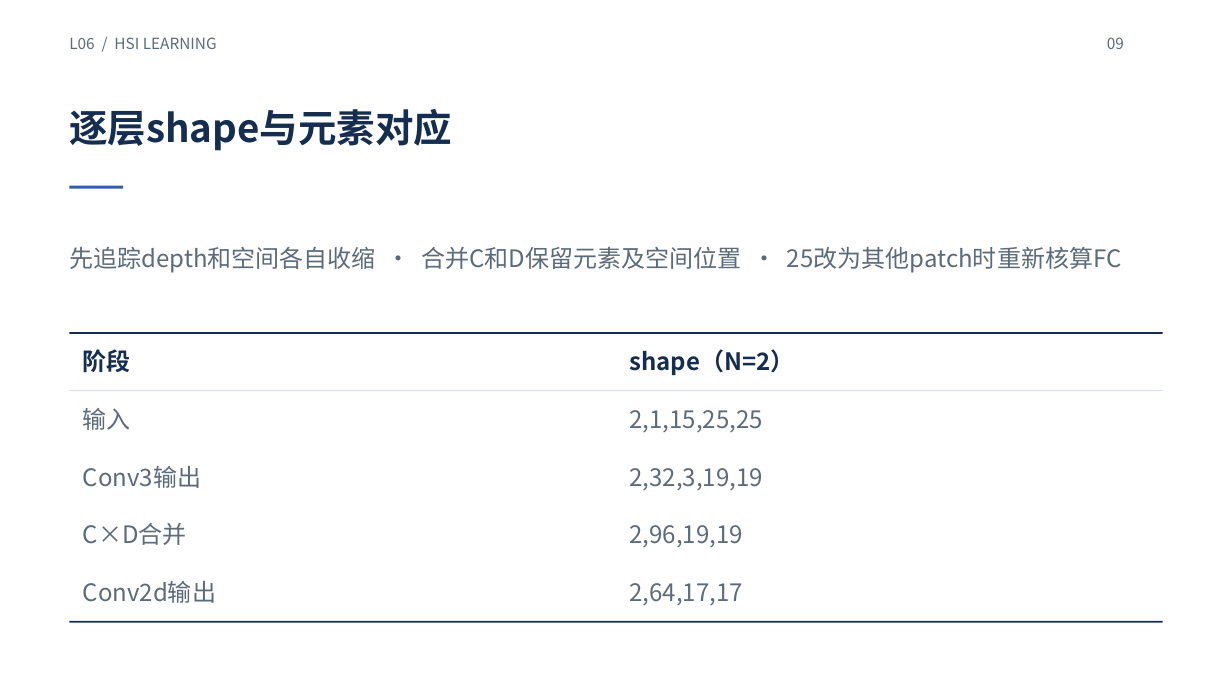
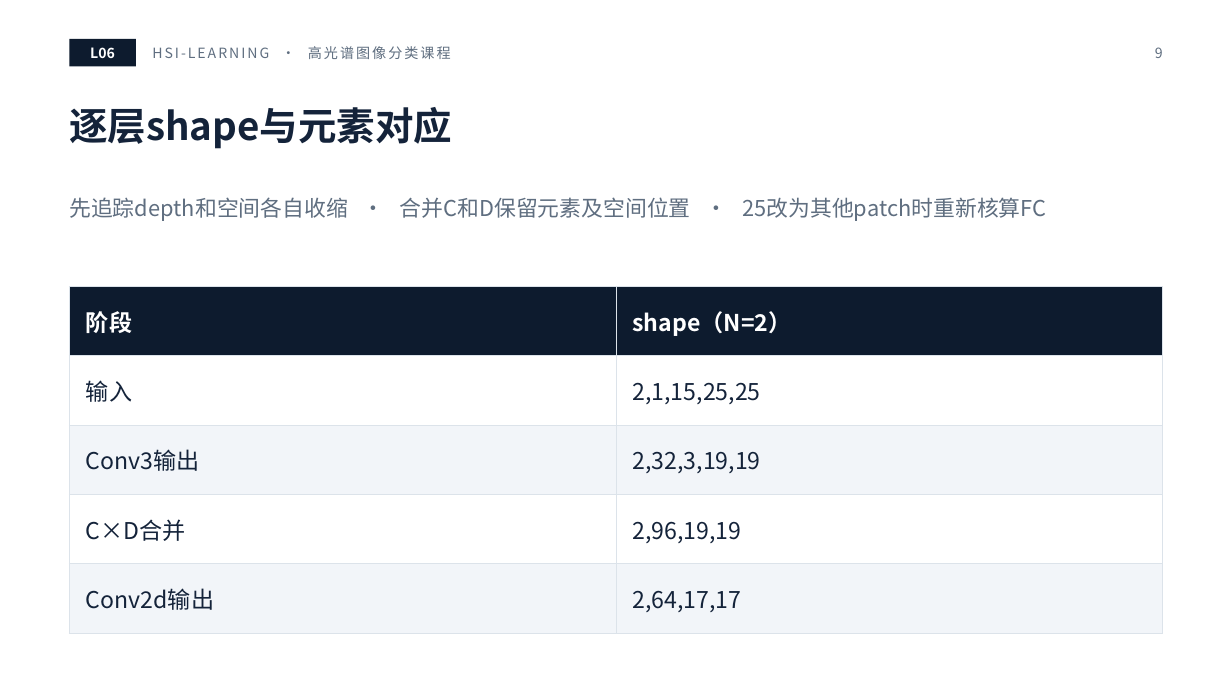
Before and after one commit to masskx/HSI-Learning, a slide deck: slide 9 of slides/decks/L06-hybridsn.pptx. Drawn at 1232x693 pixels with LibreOffice and Linux fonts; fonts in the diff are those of the drawing. Boxes give left, top, right and bottom in pixels: in the first picture for what was removed or moved away, otherwise in the second. Text is boxed around its words. In the diff, an @@ line names an element or a change of style, - is before the commit and + after.

```diff
--- a/slides/decks/L06-hybridsn.pptx
+++ b/slides/decks/L06-hybridsn.pptx
@@ text removed at (69,37,217,49) @@
-L06 / HSI LEARNING
@@ rectangle added at (69,39,136,67), fill #0D1B2E @@
@@ text added at (90,47,115,58), 11 pt, text #FFFFFF, bold @@
+L06
@@ text added at (152,46,451,59), 11 pt, text #5F6E80 @@
+HSI-LEARNING · 高光谱图像分类课程
@@ text removed at (1107,37,1124,49) @@
-09
@@ page number added at (1155,47,1163,58), 11 pt, text #5F6E80 @@
+9
@@ title "逐层shape与元素对应" at (69,107,452,149): text colour #152E50 to #14233A @@
@@ text "先追踪depth和空间各自收缩 · 合并C和D保留元素及空间位置 · 25改为其他patch时重新核算FC": place and size @@
-text "先追踪depth和空间各自收缩 · 合并C和D保留元素及空间位置 · 25改为其他patch时重新核算FC" at (69,247,1121,273)
+text "先追踪depth和空间各自收缩 · 合并C和D保留元素及空间位置 · 25改为其他patch时重新核算FC" at (69,197,1046,221)
@@ text "先追踪depth和空间各自收缩 · 合并C和D保留元素及空间位置 · 25改为其他patch时重新核算FC" at (69,197,1046,221): size 18.8 to 17 pt, text colour #5C6B7A to #5F6E80; line spacing 1 to 1.2; vertical alignment middle to top @@
@@ rectangle removed at (69,186,123,189) @@
@@ table added at (69,287,1164,616), 5 rows, 2 columns @@
+阶段 | shape（N=2）
+输入 | 2,1,15,25,25
+Conv3输出 | 2,32,3,19,19
+C×D合并 | 2,96,19,19
+Conv2d输出 | 2,64,17,17
@@ rectangle removed at (69,332,1163,334) @@
@@ text removed at (83,349,131,373) @@
-阶段
@@ text removed at (629,349,794,375) @@
-shape（N=2）
@@ rectangle removed at (69,390,1163,392) @@
@@ text removed at (83,408,131,430) @@
-输入
@@ text removed at (629,410,762,432) @@
-2,1,15,25,25
@@ text removed at (83,466,201,488) @@
-Conv3输出
@@ text removed at (629,468,762,490) @@
-2,32,3,19,19
@@ text removed at (83,523,187,545) @@
-C×D合并
@@ text removed at (629,525,742,547) @@
-2,96,19,19
@@ text removed at (83,581,216,603) @@
-Conv2d输出
@@ text removed at (629,583,742,605) @@
-2,64,17,17
@@ rectangle removed at (69,621,1163,623) @@
```
Also in this commit, not shown: 11 other slides changed, 20 other files.
